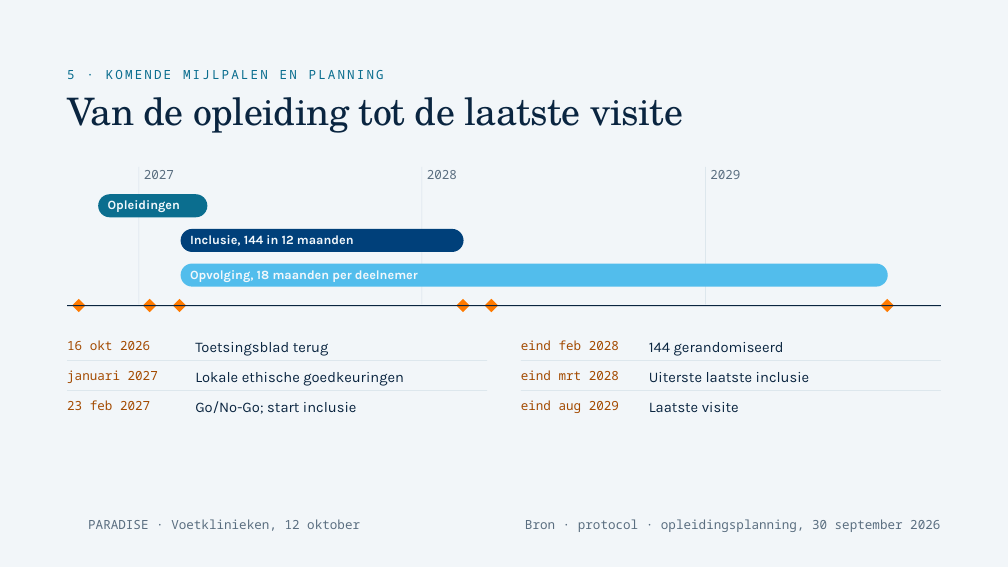
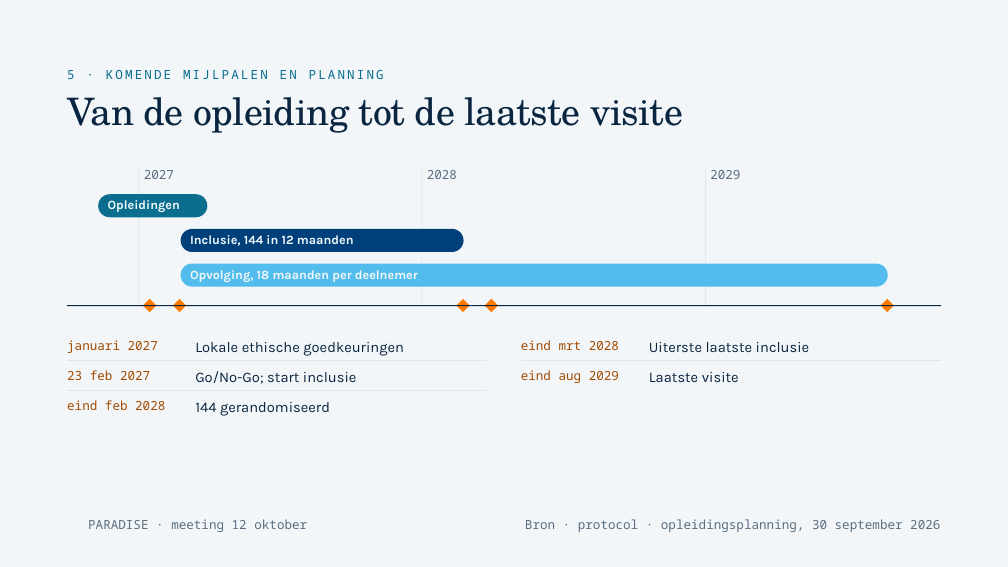
Before and after one commit to Dellfs/paradise-project, a slide deck: slide 17 of PARADISE_presentatie/webdecks/PARADISE_voetklinieken_12okt.pptx. Drawn at 1008x567 pixels with LibreOffice and Linux fonts; fonts in the diff are those of the drawing; background and template pictures are left out. Boxes give left, top, right and bottom in pixels: in the first picture for what was removed or moved away, otherwise in the second. Text is boxed around its words. In the diff, an @@ line names an element or a change of style, - is before the commit and + after.

```diff
--- a/PARADISE_presentatie/webdecks/PARADISE_voetklinieken_12okt.pptx
+++ b/PARADISE_presentatie/webdecks/PARADISE_voetklinieken_12okt.pptx
@@ rectangle removed at <box>72,299,85,312</box> @@
@@ text removed at <box>67,340,150,350</box> @@
-16 okt 2026
@@ text removed at <box>195,342,329,356</box> @@
-Toetsingsblad terug
@@ 8 texts: place and size @@
-8 texts at <box>67,370,810,414</box>
+8 texts at <box>67,340,810,384</box>
@@ text "eind feb 2028": place and size @@
-text "eind feb 2028" at <box>521,340,619,350</box>
+text "eind feb 2028" at <box>67,400,165,410</box>
@@ text "144 gerandomiseerd": place and size @@
-text "144 gerandomiseerd" at <box>649,342,784,356</box>
+text "144 gerandomiseerd" at <box>195,402,330,416</box>
@@ rectangle removed at <box>521,391,941,392</box> @@
@@ text at <box>88,519,307,532</box>: text changed @@
-PARADISE · Voetklinieken, 12 oktober
+PARADISE · meeting 12 oktober
```
Also in this commit, not shown: 26 other slides changed.
